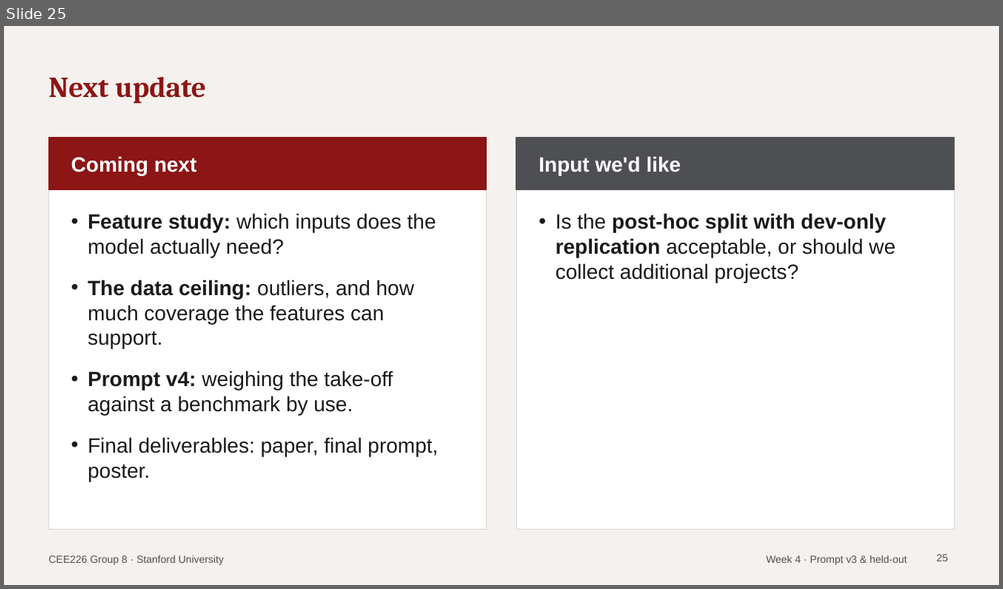
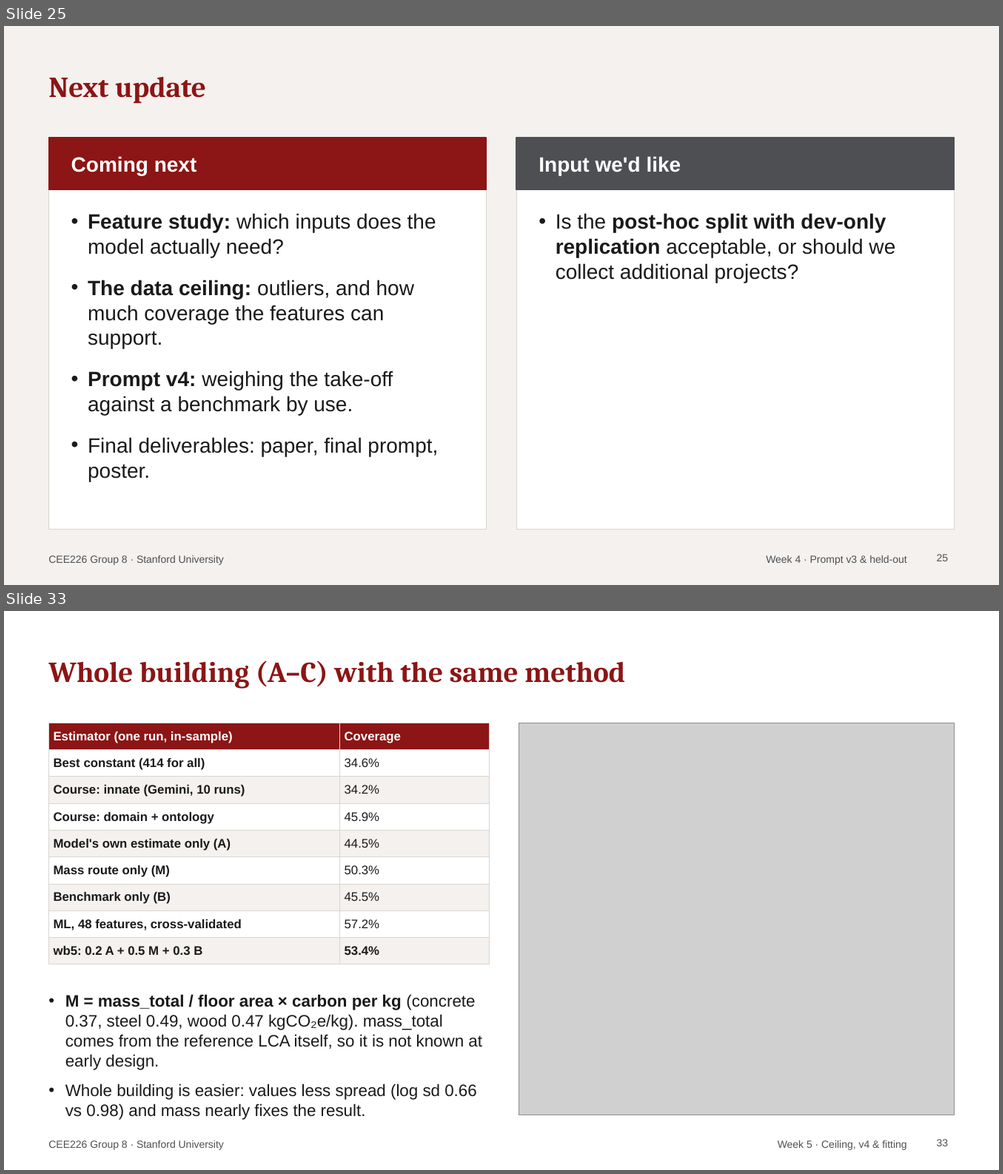
Before and after one commit to HeshanChen/CEE226LCA, a slide deck: report/weekly/weekly_updates.pptx. Shown one above the other, each under a label of ours: slide 25 before the commit, slides 25 and 33 after it; the slides between them are not shown. The pictures are 1003x589 and 1003x1174 pixels, drawn with LibreOffice and Linux fonts; fonts in the diff are those of the drawing; grey boxes stand for pictures. Boxes give left, top, right and bottom in pixels: in the first picture for what was removed or moved away, otherwise in the second. Text is boxed around its words. In the diff, an @@ line names an element or a change of style, - is before the commit and + after.

```diff
--- a/report/weekly/weekly_updates.pptx
+++ b/report/weekly/weekly_updates.pptx
@@ slide 33 added at [4, 611, 999, 1170], background #FFFFFF; not listed: 1 template element that a slide beside it also shows @@
@@ title added at [48, 661, 625, 689], 28 pt, text #8C1515, bold @@
+Whole building (A–C) with the same method
@@ table added at [48, 723, 489, 958], 9 rows, 2 columns @@
+Estimator (one run, in-sample) | Coverage
+Best constant (414 for all) | 34.6%
+Course: innate (Gemini, 10 runs) | 34.2%
+Course: domain + ontology | 45.9%
+Model's own estimate only (A) | 44.5%
+Mass route only (M) | 50.3%
+Benchmark only (B) | 45.5%
+ML, 48 features, cross-validated | 57.2%
+wb5: 0.2 A + 0.5 M + 0.3 B | 53.4%
@@ picture added at [519, 723, 954, 1116] @@
@@ text added at [65, 994, 482, 1120], 16 pt, text #1A1A1A @@
+• M = mass_total / floor area × carbon per kg (concrete 0.37, steel 0.49, wood 0.47 kgCO₂e/kg). mass_total comes from the reference LCA itself, so it is not known at early design.
+• Whole building is easier: values less spread (log sd 0.66 vs 0.98) and mass nearly fixes the result.
@@ text added at [777, 1141, 906, 1150], 10 pt, text #4D4F53 @@
+Week 5 · Ceiling, v4 & fitting
@@ page number added at [936, 1139, 948, 1147], 10 pt, text #4D4F53 @@
+33
```
Also in this commit, not shown: 7 slides changed, 2 other slides added, 1 slide removed, 23 other files.
